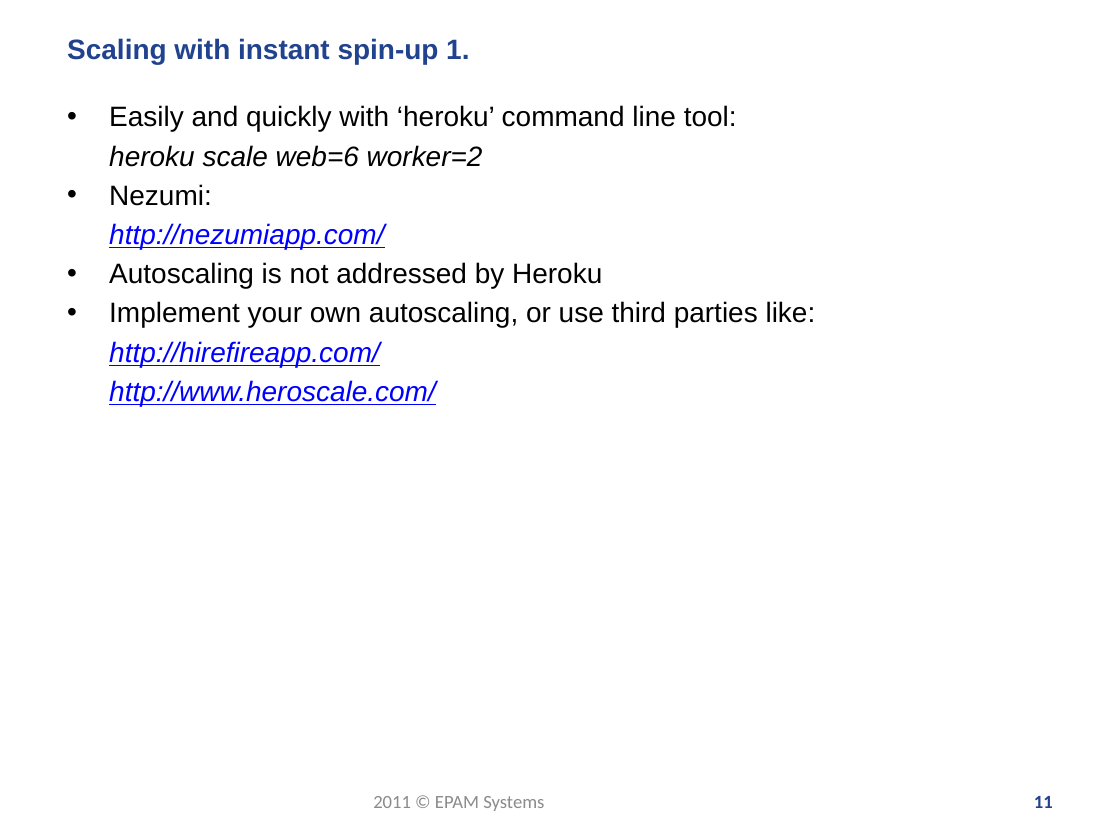
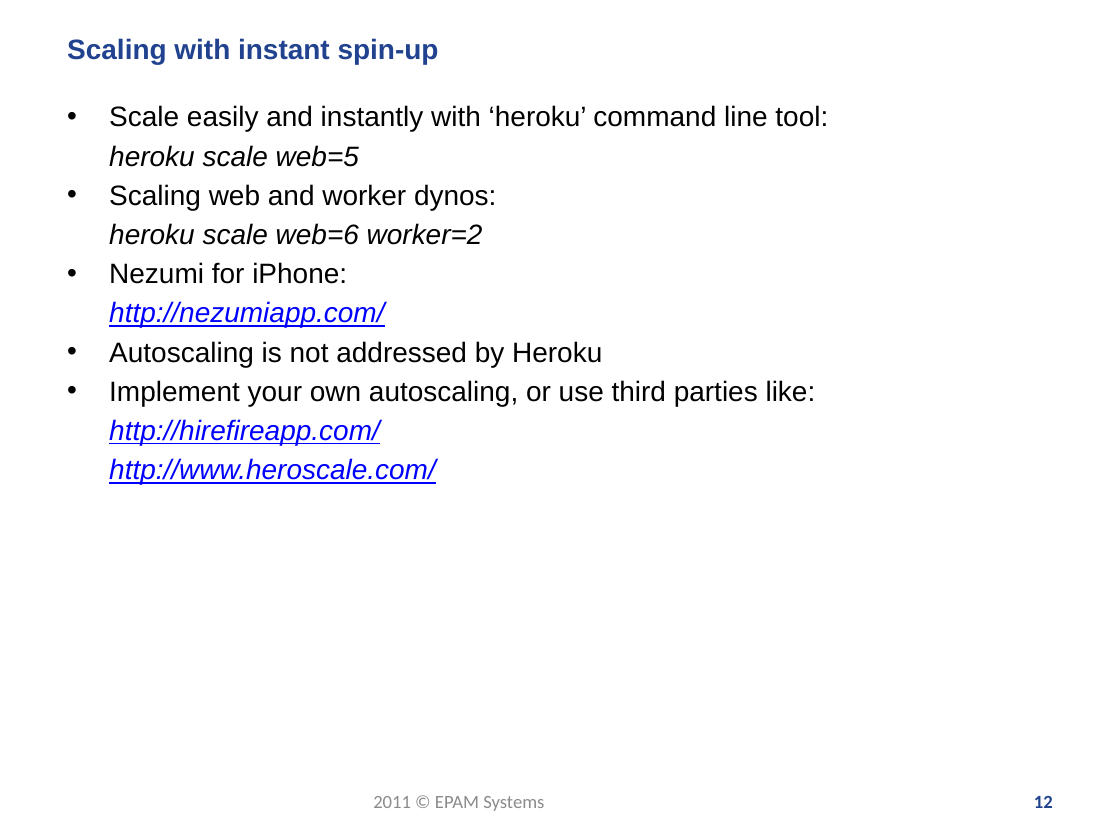
Before and after one commit to zgorbe/Heroku-HelloWorld, a slide deck: slide 12 of Heroku - meetup.pptx (slide 11 before the commit). Drawn at 1120x840 pixels with LibreOffice and Linux fonts; fonts in the diff are those of the drawing; background and template pictures are left out. Boxes give left, top, right and bottom in pixels: in the first picture for what was removed or moved away, otherwise in the second. Text is boxed around its words. In the diff, an @@ line names an element or a change of style, - is before the commit and + after.

Commit message:
Heroku meetup slides ready

```diff
--- a/Heroku - meetup.pptx
+++ b/Heroku - meetup.pptx
@@ title at bbox=[67, 38, 439, 64]: text changed @@
-Scaling with instant spin-up 1.
+Scaling with instant spin-up
@@ text at bbox=[109, 105, 828, 210]: text changed @@
-• Easily and quickly with ‘heroku’ command line tool:
+• Scale easily and instantly with ‘heroku’ command line tool:
+heroku scale web=5
+• Scaling web and worker dynos:
@@ text at bbox=[109, 262, 347, 284]: text changed @@
-• Nezumi:
+• Nezumi for iPhone:
@@ page number at bbox=[1034, 796, 1053, 808]: text changed @@
-11
+12
```
Also in this commit, not shown: 10 other slides changed, 1 slide added, 2 slides removed.
